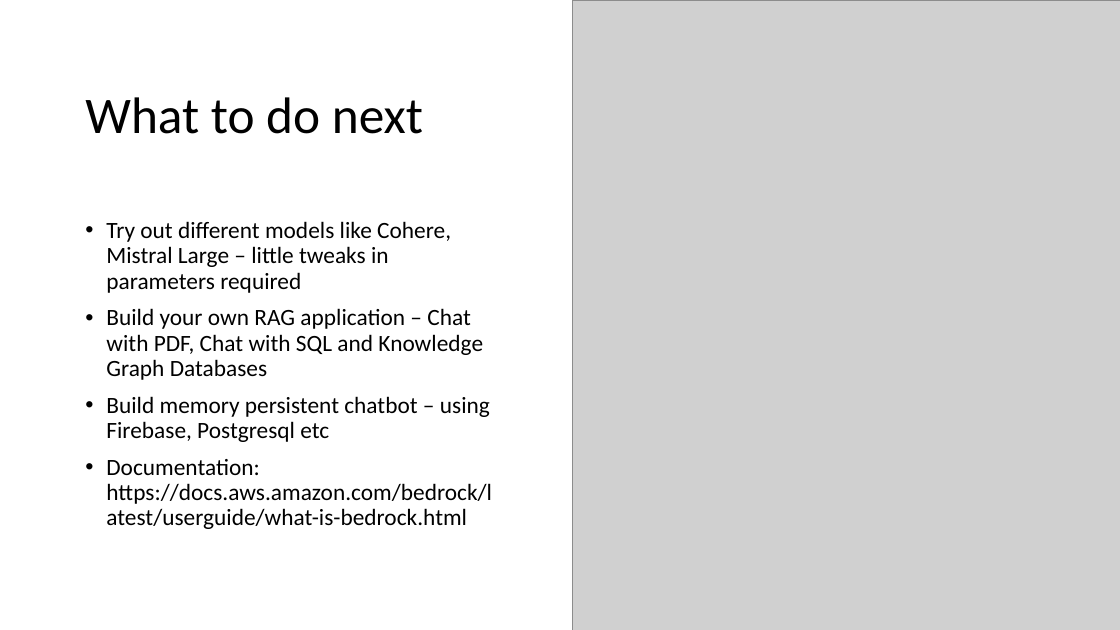
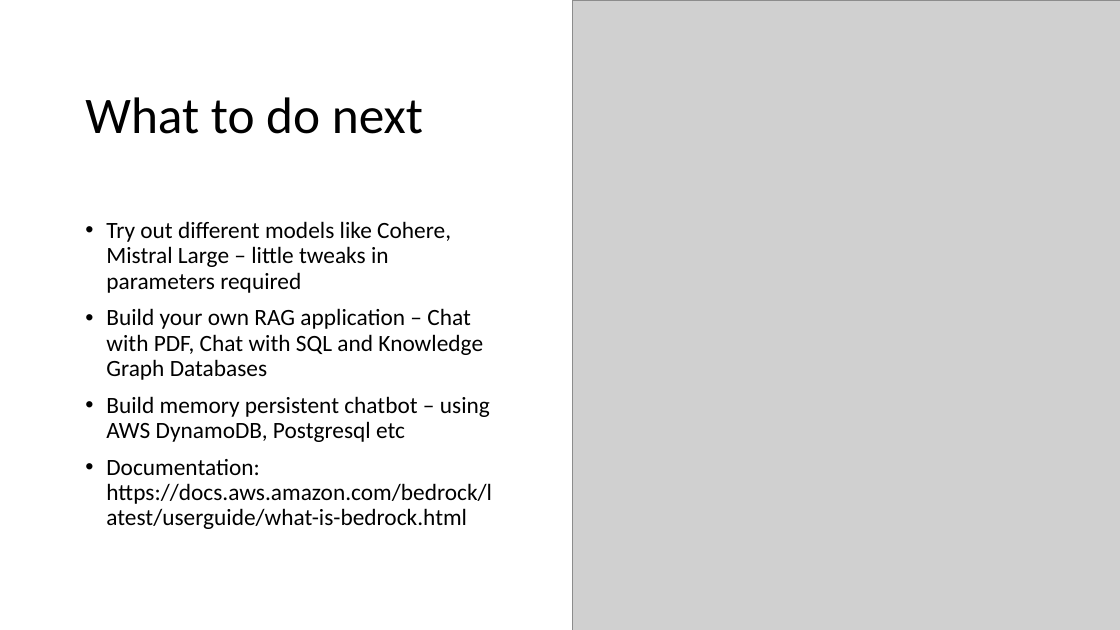
Before and after one commit to di37/aws-bedrock-presentation, a slide deck: slide 15 of Amazon Bedrock.pptx. Drawn at 1120x630 pixels with LibreOffice and Linux fonts; fonts in the diff are those of the drawing; grey boxes stand for pictures. Boxes give left, top, right and bottom in pixels: in the first picture for what was removed or moved away, otherwise in the second. Text is boxed around its words. In the diff, an @@ line names an element or a change of style, - is before the commit and + after.

```diff
--- a/Amazon Bedrock.pptx
+++ b/Amazon Bedrock.pptx
@@ text at [106, 396, 490, 442]: text changed @@
-• Build memory persistent chatbot – using Firebase, Postgresql etc
+• Build memory persistent chatbot – using AWS DynamoDB, Postgresql etc
```
Also in this commit, not shown: 2 other slides changed, 1 slide added, 4 other files.
